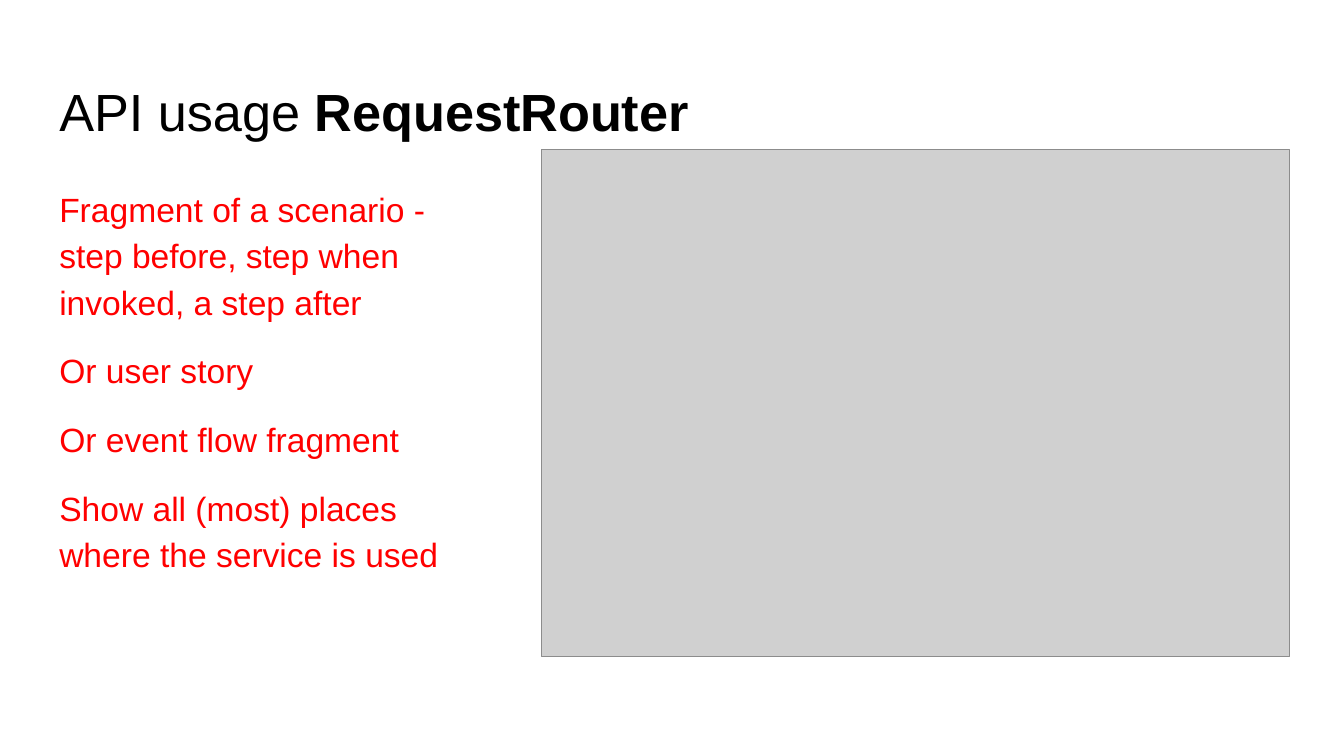
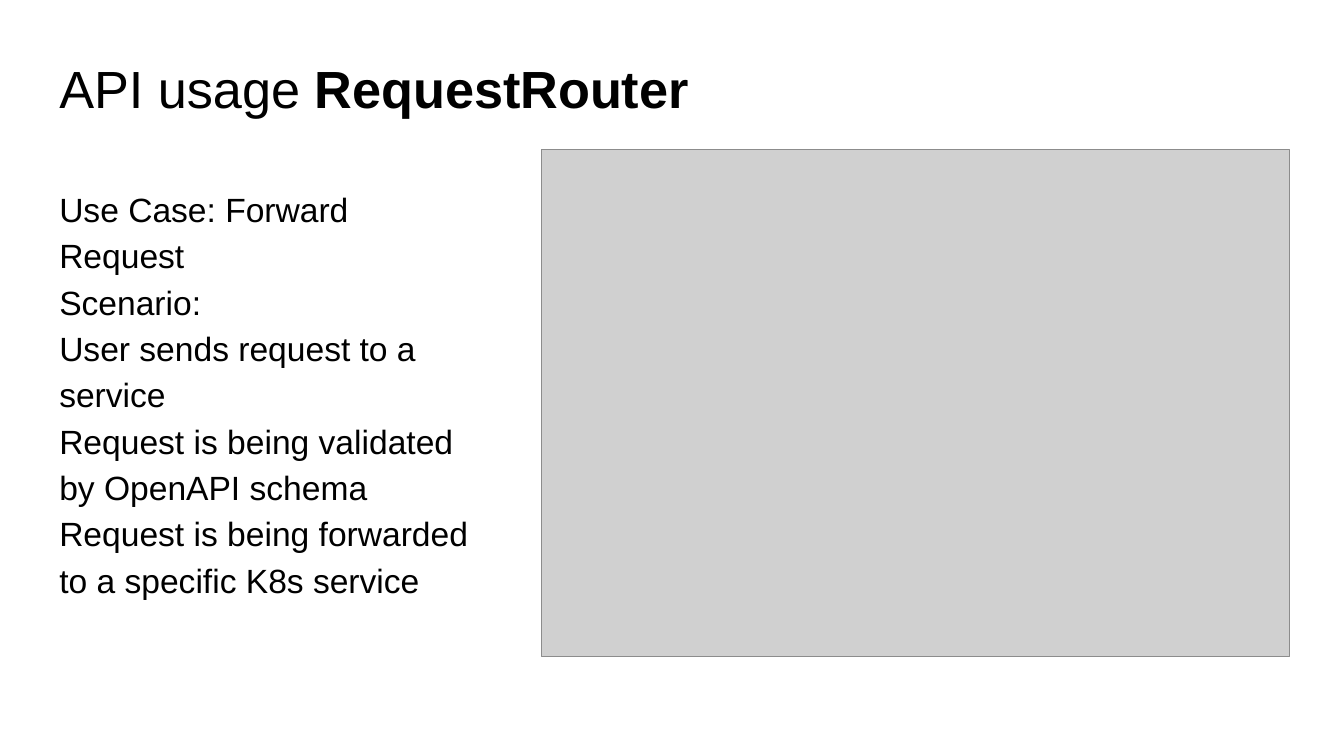
Before and after one commit to fanglores/Advanced-Software-Design, a slide deck: slide 10 of PracticeTasks/Module2/Task_10/Task_10.pptx. Drawn at 1344x756 pixels with LibreOffice and Linux fonts; fonts in the diff are those of the drawing; grey boxes stand for pictures. Boxes give left, top, right and bottom in pixels: in the first picture for what was removed or moved away, otherwise in the second. Text is boxed around its words. In the diff, an @@ line names an element or a change of style, - is before the commit and + after.

```diff
--- a/PracticeTasks/Module2/Task_10/Task_10.pptx
+++ b/PracticeTasks/Module2/Task_10/Task_10.pptx
@@ title "API usage RequestRouter" moved from (x1=59, y1=95, x2=689, y2=141) to (x1=59, y1=72, x2=689, y2=118) @@
@@ text at (x1=59, y1=197, x2=468, y2=599): text changed; text colour #FF0000 to #000000 @@
-Fragment of a scenario - step before, step when invoked, a step after
-Or user story
-Or event flow fragment
-Show all (most) places where the service is used
+Use Case: Forward Request
+Scenario:
+User sends request to a service
+Request is being validated by OpenAPI schema
+Request is being forwarded to a specific K8s service
```
Also in this commit, not shown: 7 other slides changed, 1 other file.
